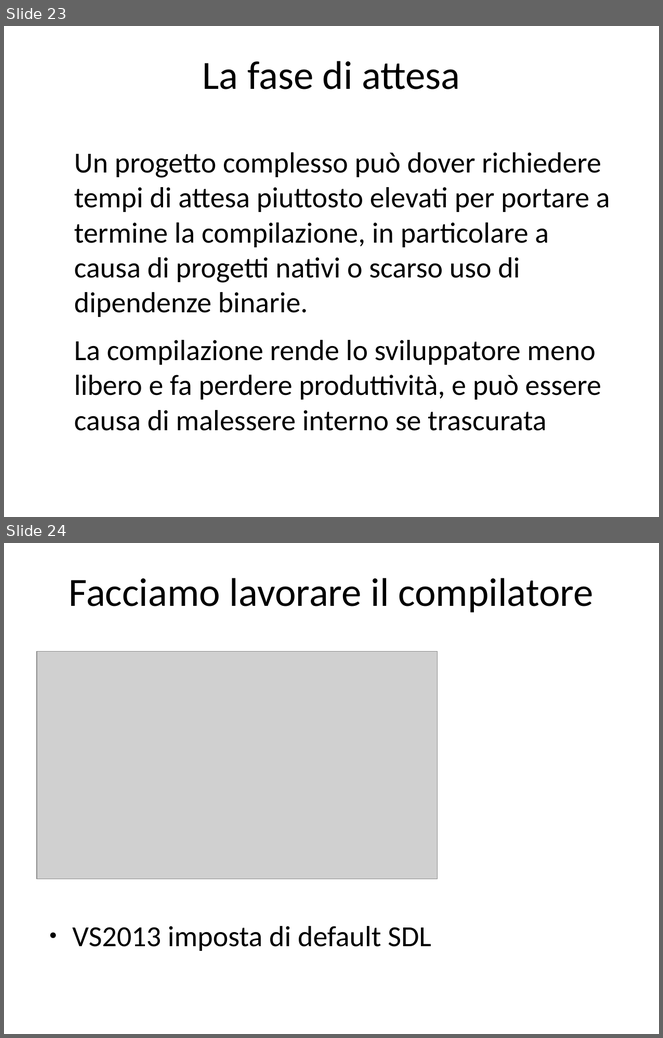
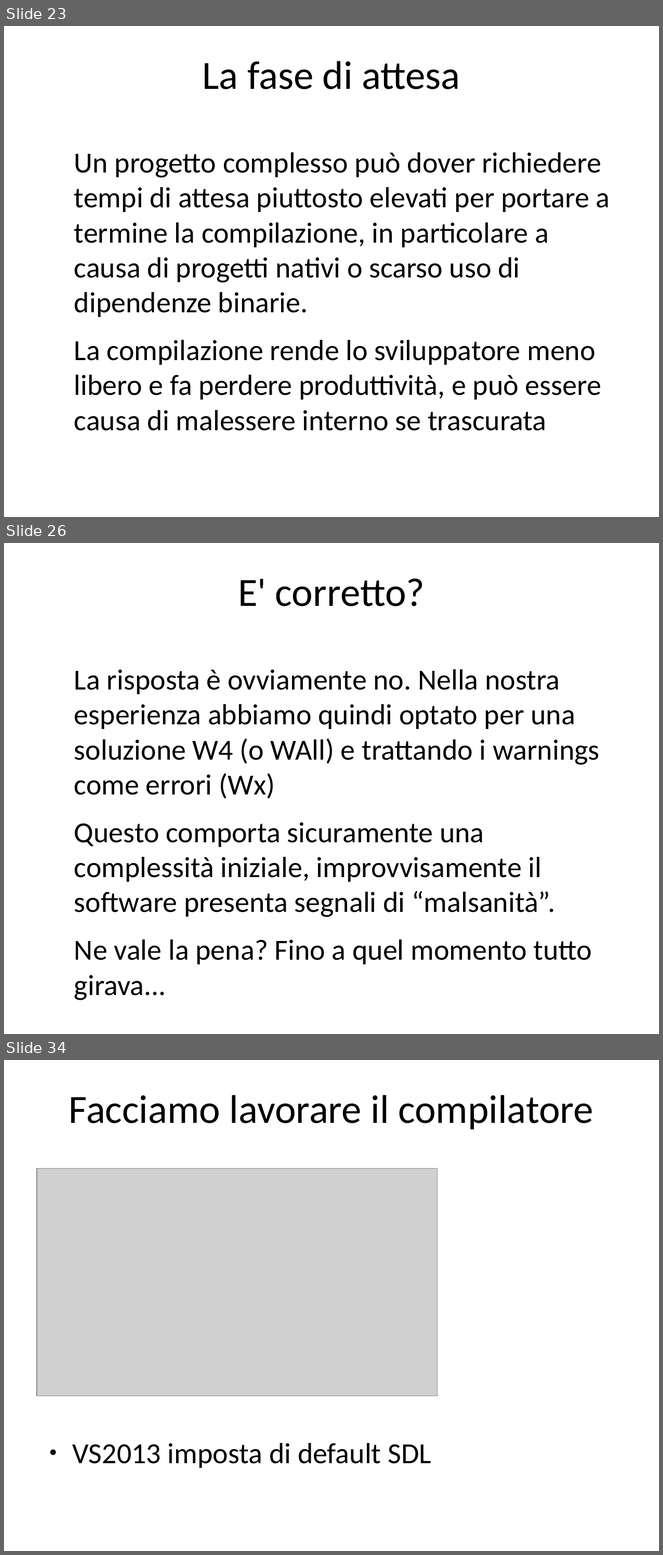
Before and after one commit to rramirez-tec-mx/Repo, a slide deck: La salute del software.odp. Shown one above the other, each under a label of ours: slides 23 and 24 before the commit, slides 23, 26 and 34 after it; the slides between them are not shown. The pictures are 663x1038 and 663x1555 pixels, drawn with LibreOffice and Linux fonts; fonts in the diff are those of the drawing; grey boxes stand for pictures. Boxes give left, top, right and bottom in pixels: in the first picture for what was removed or moved away, otherwise in the second. Text is boxed around its words. In the diff, an @@ line names an element or a change of style, - is before the commit and + after.

```diff
--- a/La salute del software.odp
+++ b/La salute del software.odp
@@ slide 26 added at [4,543,659,1034], background #FFFFFF @@
@@ title added at [238,578,425,606], 44 pt, text #000000 @@
+E' corretto?
@@ text added at [74,669,600,965], 32 pt, text #000000 @@
+La risposta è ovviamente no. Nella nostra esperienza abbiamo quindi optato per una soluzione W4 (o WAll) e trattando i warnings come errori (Wx)
+Questo comporta sicuramente una complessità iniziale, improvvisamente il software presenta segnali di “malsanità”.
+Ne vale la pena? Fino a quel momento tutto girava...
@@ what was slide 24 is now slide 34 @@
```
Also in this commit, not shown: 9 other slides added, 5 other files.
